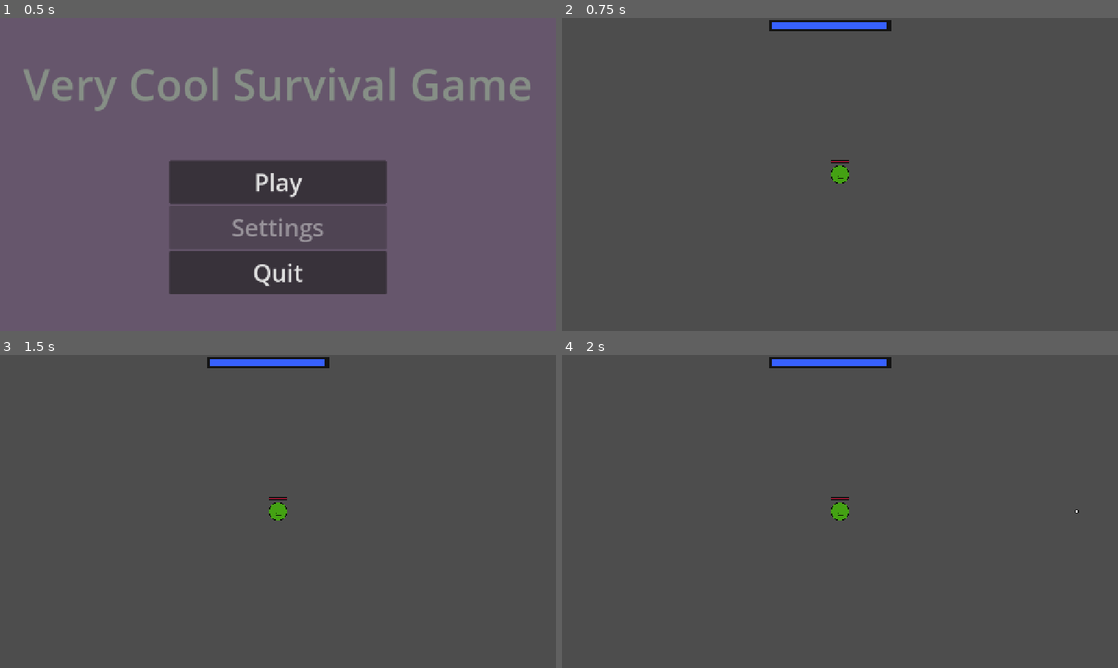
Above: before the commit, frames 1-4 (two rows, left to right).
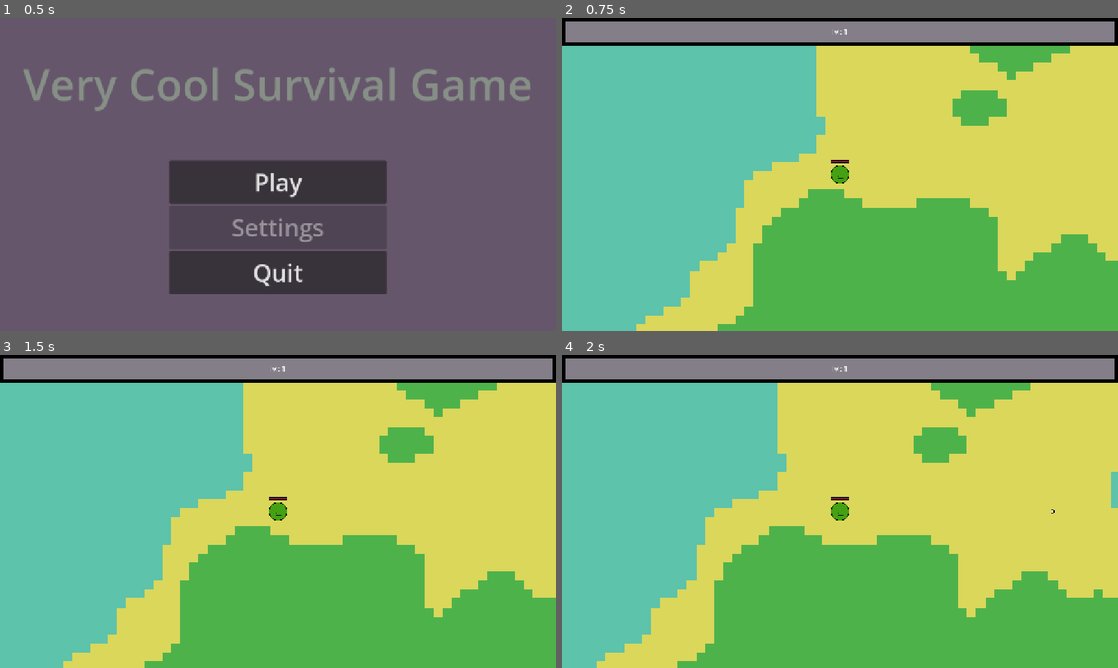
Above: after the commit, the same moments.

Repository: seanjosefosky/wave-survival
Game: Godot game, scene res://GUI/main_menu.tscn
Same seed, same stepped clock (60 frames per second), same inputs: the game is played once before the commit and once after it.
Inputs (mouse positions are in pixels of both pictures, inside the frame that each line leads up to):
- Up to frame 1 (0.5 s): no input
- Up to frame 2 (0.75 s): click "Play" at 0.5 s
- Up to frame 3 (1.5 s): tap Enter at 1.25 s; move the mouse to (400, 495) at 1.27 s; hold D (move_right) from 1.28 s (still down); tap Backspace at 1.35 s; click (400, 495) at 1.42 s
- Up to frame 4 (2 s): keep holding D (move_right)

Frame 1 is identical in both runs. In frame 2, 100% of the frame differs, in the area x 0-100%, y 0-100%; in frame 3, 100%; in frame 4, 100%.
Error before the commit: Invalid access to property or key 'max_health' on a base object of type 'Nil'. (res://Gameplay/Entities/Player/player.gd:6)

Commit message:
Minor Changes

Diff:
--- a/Gameplay/Entities/Player/player.gd
+++ b/Gameplay/Entities/Player/player.gd
@@ -3,7 +3,9 @@
 
 @export var stats: CharacterStats
 
-var health = stats.max_health
+@onready var health = stats.max_health
+@onready var speed = stats.move_speed
+
 var xp := 0
 var xp_needed := 5
 var level := 1
@@ -24,14 +26,15 @@
 		"move_up",
 		"move_down"
 	)
-	velocity = input_direction * stats.speed
+	velocity = input_direction * speed
 
 func xp_collect() -> void:
-	stats.xp += 1
+	xp += 1
 	if xp == xp_needed:
 		level_up()
 
 func level_up() -> void:
+	level += 1
 	xp_needed += 10
 	xp = 0
 	get_tree().paused = true
--- a/Gameplay/world.tscn
+++ b/Gameplay/world.tscn
@@ -4,16 +4,18 @@
 [ext_resource type="PackedScene" uid="uid://c6uk8ka7fb3lc" path="res://Gameplay/Entities/Player/player.tscn" id="1_f3sb7"]
 [ext_resource type="PackedScene" uid="uid://dvrmdrf3oxari" path="res://Gameplay/Entities/Enemies/enemy_spawner.tscn" id="2_fj7yv"]
 [ext_resource type="PackedScene" uid="uid://cl2rijst0a8oe" path="res://map_generator.tscn" id="2_ygxdd"]
-[ext_resource type="Texture2D" uid="uid://cb7l8rjfukvxs" path="res://Textures/XpUnder.png" id="6_7rl1c"]
+[ext_resource type="Texture2D" uid="uid://da74gir6epql5" path="res://GUI/XP Bar/xp_bar(Under) _0001.png" id="6_7rl1c"]
 [ext_resource type="PackedScene" uid="uid://ca8ls7k38visy" path="res://GUI/pause_menu.tscn" id="6_dwbse"]
-[ext_resource type="Texture2D" uid="uid://qwombm0vi567" path="res://Textures/XpOver.png" id="7_onu7j"]
+[ext_resource type="Script" uid="uid://dnhhecjq4gdj0" path="res://Gameplay/ui_canvas.gd" id="6_onu7j"]
+[ext_resource type="Texture2D" uid="uid://bnumunm41homa" path="res://GUI/XP Bar/xp_bar(Progress) _0001.png" id="7_onu7j"]
 
 [node name="World" type="Node2D" unique_id=71858953 node_paths=PackedStringArray("player")]
 script = ExtResource("1_036b0")
 player = NodePath("Player")
 
 [node name="MapGenerator" parent="." unique_id=1828262691 instance=ExtResource("2_ygxdd")]
-visible = false
+map_height = 500
+map_width = 500
 
 [node name="Player" parent="." unique_id=783083630 instance=ExtResource("1_f3sb7")]
 position = Vector2(1065, 566)
@@ -30,18 +32,25 @@
 [node name="PauseMenu" parent="." unique_id=2084416728 instance=ExtResource("6_dwbse")]
 visible = false
 
-[node name="UI" type="CanvasLayer" parent="." unique_id=1868081426]
+[node name="UI" type="CanvasLayer" parent="." unique_id=1868081426 node_paths=PackedStringArray("player")]
+script = ExtResource("6_onu7j")
+player = NodePath("../Player")
 
 [node name="XPBar" type="TextureProgressBar" parent="UI" unique_id=1971513048]
 texture_filter = 1
-offset_left = 476.0
-offset_top = 6.0
-offset_right = 757.0
-offset_bottom = 164.0
-max_value = 5.0
-nine_patch_stretch = true
 texture_under = ExtResource("6_7rl1c")
 texture_progress = ExtResource("7_onu7j")
-metadata/_edit_use_anchors_ = true
+
+[node name="CenterContainer" type="CenterContainer" parent="UI/XPBar" unique_id=1731796090]
+layout_mode = 1
+anchors_preset = 15
+anchor_right = 1.0
+anchor_bottom = 1.0
+grow_horizontal = 2
+grow_vertical = 2
+
+[node name="Label" type="Label" parent="UI/XPBar/CenterContainer" unique_id=1380284327]
+layout_mode = 2
+text = "lvl 1"
 
 [editable path="EnemySpawner"]
--- a/map_generator.tscn
+++ b/map_generator.tscn
@@ -18,8 +18,6 @@
 
 [node name="MapGenerator" type="Node2D" unique_id=1828262691]
 script = ExtResource("1_0r6lh")
-map_height = 1000
-map_width = 1000
 noise_scale = 0.01
 deep_water_threshold = 0.38
 coast_threshold = 0.55
